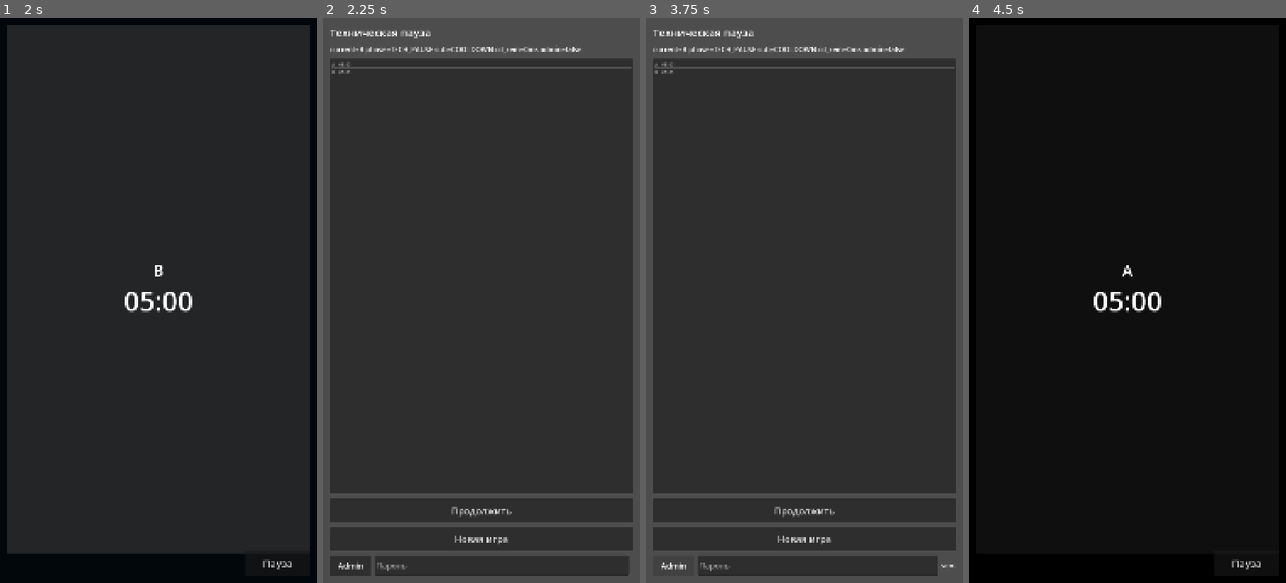
Above: before the commit, frames 1-4 (left to right).
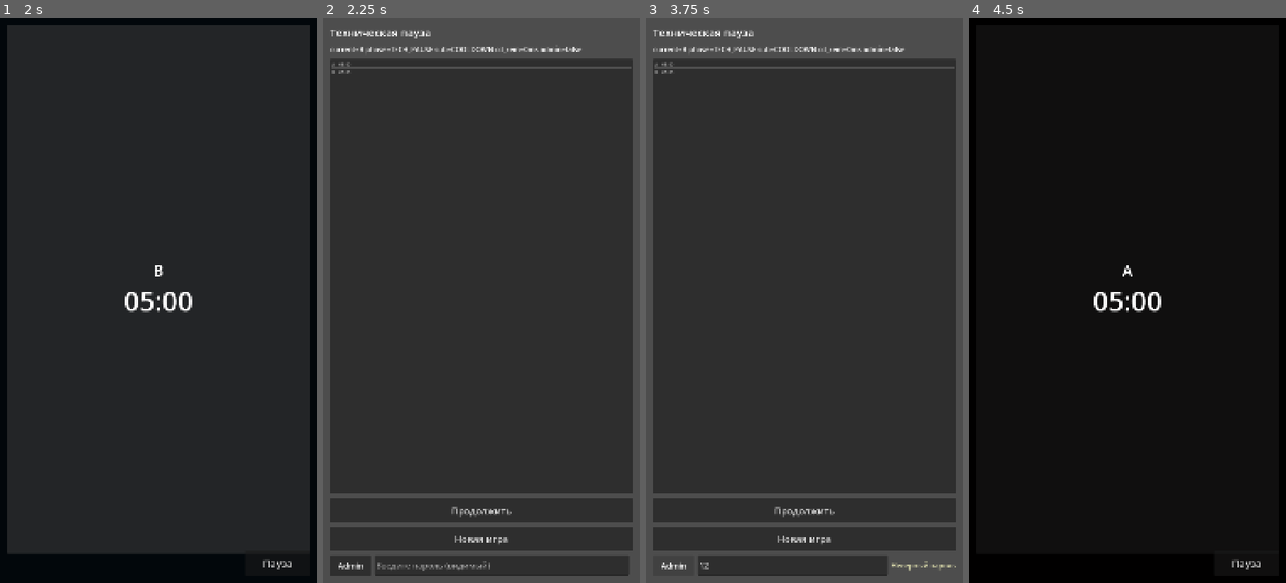
Above: after the commit, the same moments.

Repository: PhysicistLeon/turnboard-timebank
Game: Godot game, scene res://ui/Main.tscn
Two runs of this game, one before a commit and one after it. Both use one fixed random seed, a clock stepped at 60 frames per second and the inputs below.
Inputs (mouse positions are in pixels of both pictures, inside the frame that each line leads up to):
- Up to frame 1 (2 s): click "Старт" at 0.5 s; click (158, 289) at 1.25 s
- Up to frame 2 (2.25 s): click "Пауза" at 2 s
- Up to frame 3 (3.75 s): click (823, 566) at 2.77 s; type "12" at 2.85 s; click "Admin" at 3.5 s
- Up to frame 4 (4.5 s): click "Новая игра" at 4.25 s

Frame 1 is identical in both runs. In frame 2, 0.2% of the frame differs, in the area x 17-53%, y 96-98%; in frame 3, 0.6%, in the area x 17-98%, y 95-99%; in frame 4, nothing differs.

Commit message:
Improve pause admin password UX and auth feedback

Diff:
--- a/ui/Pause.gd
+++ b/ui/Pause.gd
@@ -15,7 +15,8 @@
 	$VBox/AdminActions/UndoBtn.pressed.connect(_undo)
 	$VBox/AdminActions/ReverseBtn.pressed.connect(_reverse)
 
-	admin_pass.secret = true
+	admin_pass.secret = false
+	admin_pass.text_submitted.connect(_on_admin_pass_submitted)
 	_render(GameController.state)
 
 func _render(s: Model.GameState) -> void:
@@ -45,9 +46,20 @@
 
 func _admin_auth() -> void:
 	GameController.play_ui_click()
-	GameController.dispatch({"type": Const.CMD_ADMIN_AUTH, "password": admin_pass.text})
-	admin_pass.text = ""
-	admin_status.text = "sent"
+	var entered_password: String = admin_pass.text
+	if entered_password.strip_edges() == "":
+		admin_status.text = "Введите пароль"
+		return
+
+	GameController.dispatch({"type": Const.CMD_ADMIN_AUTH, "password": entered_password})
+
+	if GameController.state.admin_mode:
+		admin_status.text = "Доступ разрешён"
+	else:
+		admin_status.text = "Неверный пароль"
+
+func _on_admin_pass_submitted(_text: String) -> void:
+	_admin_auth()
 
 func _undo() -> void:
 	GameController.play_ui_click()
--- a/ui/Pause.tscn
+++ b/ui/Pause.tscn
@@ -65,11 +65,12 @@
 layout_mode = 2
 theme_override_font_sizes/font_size = 28
 size_flags_horizontal = 3
-placeholder_text = "Пароль"
+placeholder_text = "Введите пароль (видимый)"
 
 [node name="AdminStatus" type="Label" parent="VBox/AdminBox"]
 layout_mode = 2
 theme_override_font_sizes/font_size = 24
+modulate = Color(0.9, 0.9, 0.7, 1)
 text = ""
 
 [node name="AdminActions" type="HBoxContainer" parent="VBox"]
